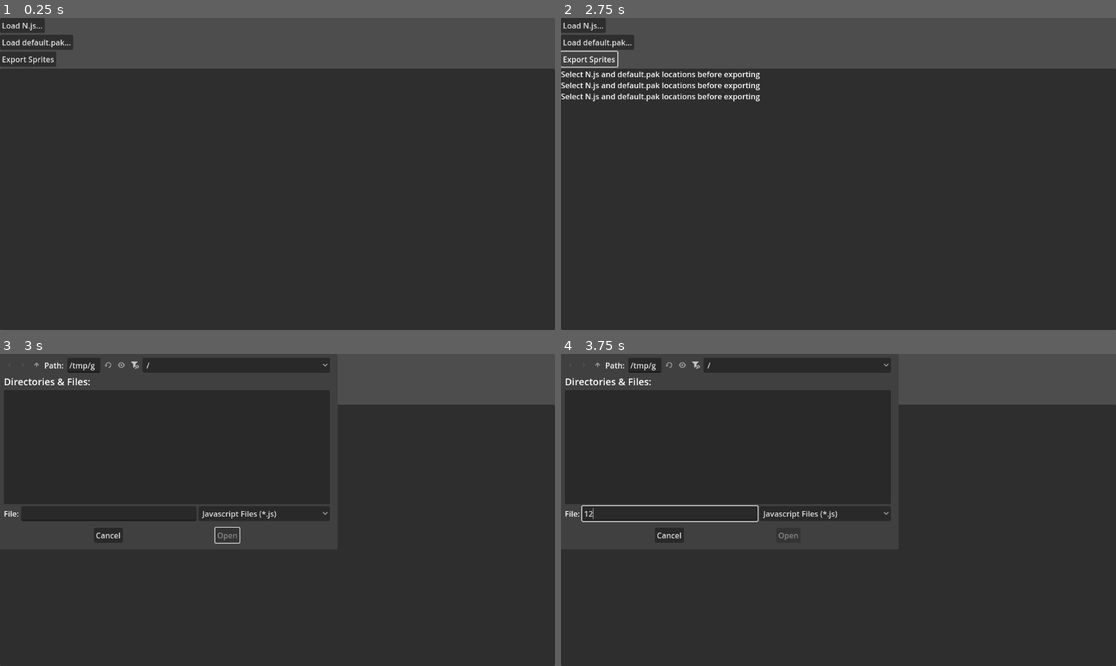
Above: before the commit, frames 1-4 (two rows, left to right).
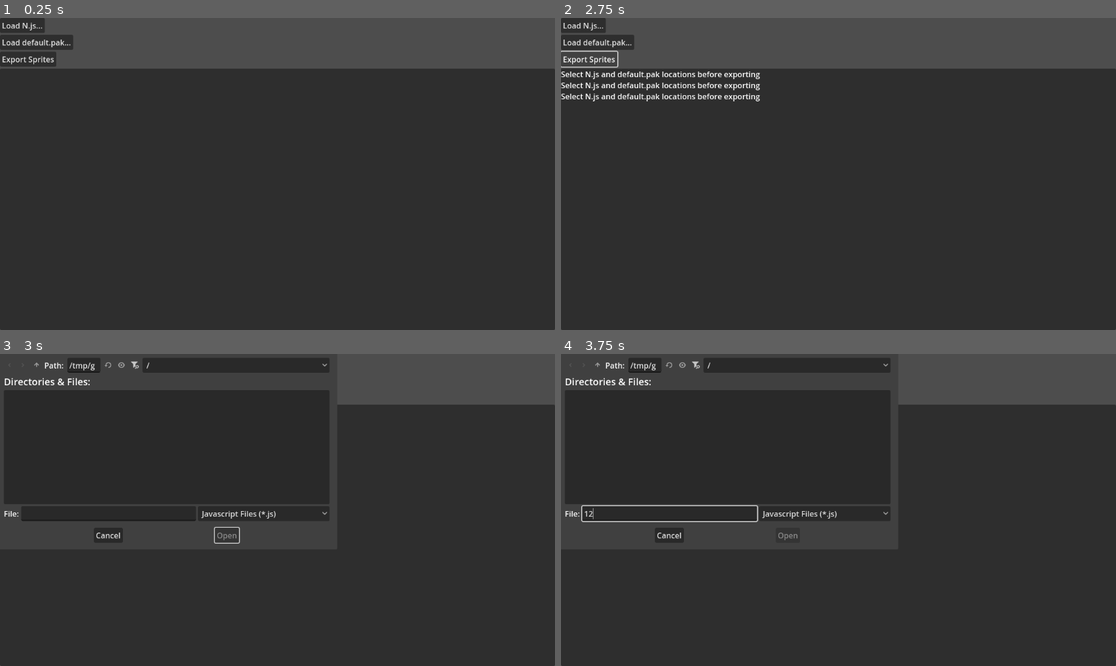
Above: after the commit, the same moments.

Repository: gvaneyck/idleon-extractor
Game: Godot game, scene res://extractor.tscn
The game is run twice, just before and just after one commit, with the same random seed, the same clock (stepped at 60 frames per second) and the same inputs.
Inputs (mouse positions are in pixels of both pictures, inside the frame that each line leads up to):
- Up to frame 1 (0.25 s): no input
- Up to frame 2 (2.75 s): click "Export Sprites" at 0.5 s; click "Export Sprites" at 1.25 s; click "Export Sprites" at 2 s
- Up to frame 3 (3 s): click "Load N.js..." at 2.75 s
- Up to frame 4 (3.75 s): click (672, 513) at 3.52 s; type "12" at 3.6 s

Frames 1-2 are identical in both runs. In frame 3, 0.2% of the frame differs, in the area x 35-60%, y 3-61%; in frame 4, 0.2%.

Commit message:
Remove dev references

Diff:
--- a/extractor.gd
+++ b/extractor.gd
@@ -12,15 +12,11 @@
 var njs_dialog: FileDialog
 var pak_dialog: FileDialog
 
-#var pak_location: String = "C:/godot/default.pak"
 var njs_location: String
 var pak_location: String
 
 func _ready() -> void:
     DisplayServer.window_set_min_size(Vector2i(580, 230))
-    pass
-    #_on_import("C:/godot/N_beaut.js")
-    #_on_import("D:/workspace/godot/idleon-extract/N_beaut.js")
 
 func _on_find_njs_pressed() -> void:
     njs_dialog = FileDialog.new()
